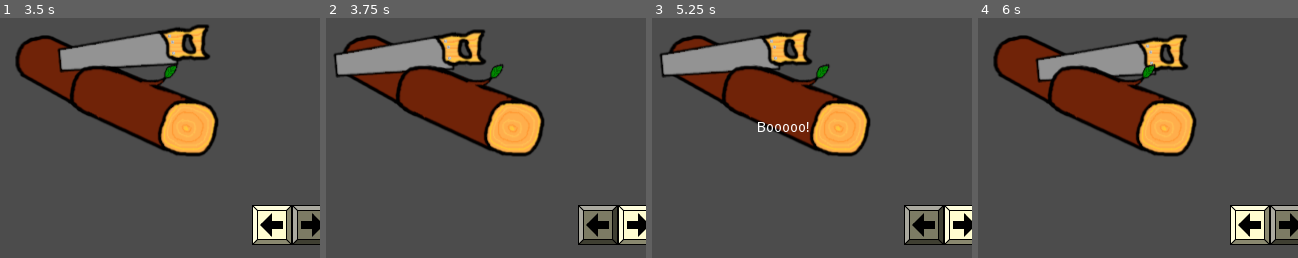
Above: before the commit, frames 1-4 (left to right).
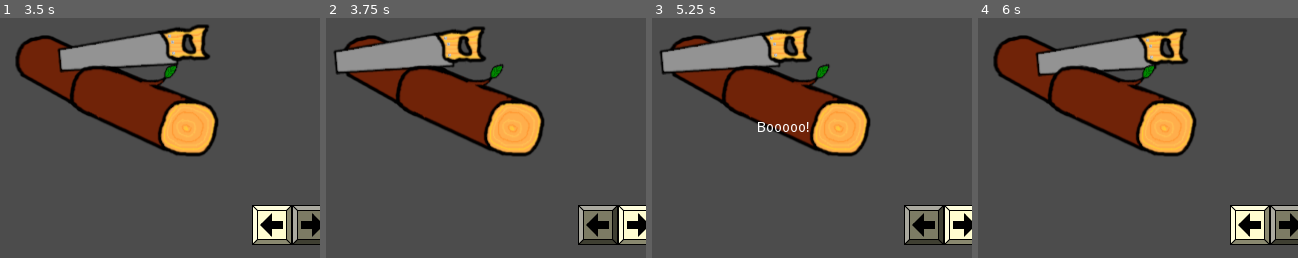
Above: after the commit, the same moments.

Repository: swashdev/minigame-madness
Game: Godot game, scene res://master/scenes/main.tscn
Same seed, same stepped clock (60 frames per second), same inputs: the game is played once before the commit and once after it.
Inputs:
- Up to frame 1 (3.5 s): hold Right (ui_right) 0.53-1.28 s; tap Space (ui_select) at 0.77, 1.52, 3.02 s; hold Down (ui_down) 1.28-2.03 s; hold Right (ui_right) 2.03-2.78 s; hold Up (ui_up) from 2.78 s (still down)
- Up to frame 2 (3.75 s): release Up (ui_up) at 3.53 s; hold Left (ui_left) from 3.53 s (still down)
- Up to frame 3 (5.25 s): tap Space (ui_select) at 3.77, 4.52 s; release Left (ui_left) at 5.03 s; hold Down (ui_down) from 5.03 s (still down)
- Up to frame 4 (6 s): tap Enter at 5.75 s; release Down (ui_down) at 5.78 s; hold Right (ui_right) from 5.78 s (still down)
The pictures show only the part of the screen within x 29-79%, y 32-82%; the shares and areas given below are measured in that part.

Frame 1 is identical in both runs. In frame 2, 2.7% of the frame differs, in the area x 2-50%, y 3-25%; in frame 3, 2.7%; in frame 4, 3.4%, in the area x 17-66%, y 4-28%.

Commit message:
lower the vertical travel distance of the saw.
It turns out the game is much easier than I anticipated even with the
saw moving only 1.5 pixels per keypress.  It's even almost doable at 1
pixel.  I've rounded that up to 2 pixels for the sake of fairness.

Diff:
--- a/mini/saw/scripts/saw_minigame.gd
+++ b/mini/saw/scripts/saw_minigame.gd
@@ -4,7 +4,7 @@
 
 # How far the saw moves in pixels with each keypress.
 const SAW_DX = 50
-const SAW_DY = 5
+const SAW_DY = 2
 
 
 # The process for this game is very simple: The player must alternate the left
